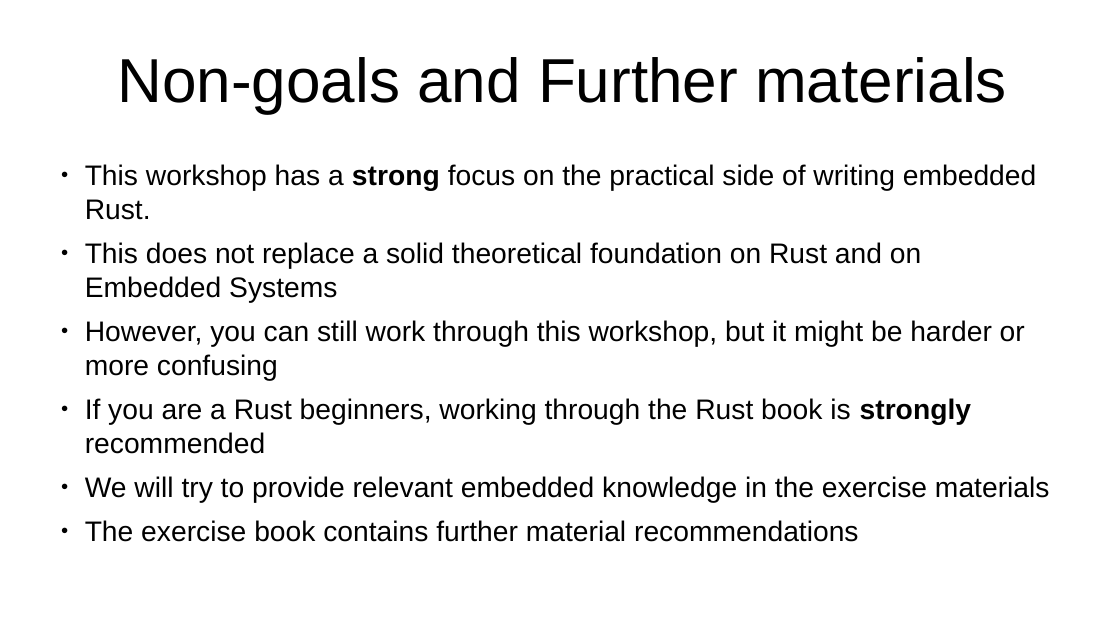
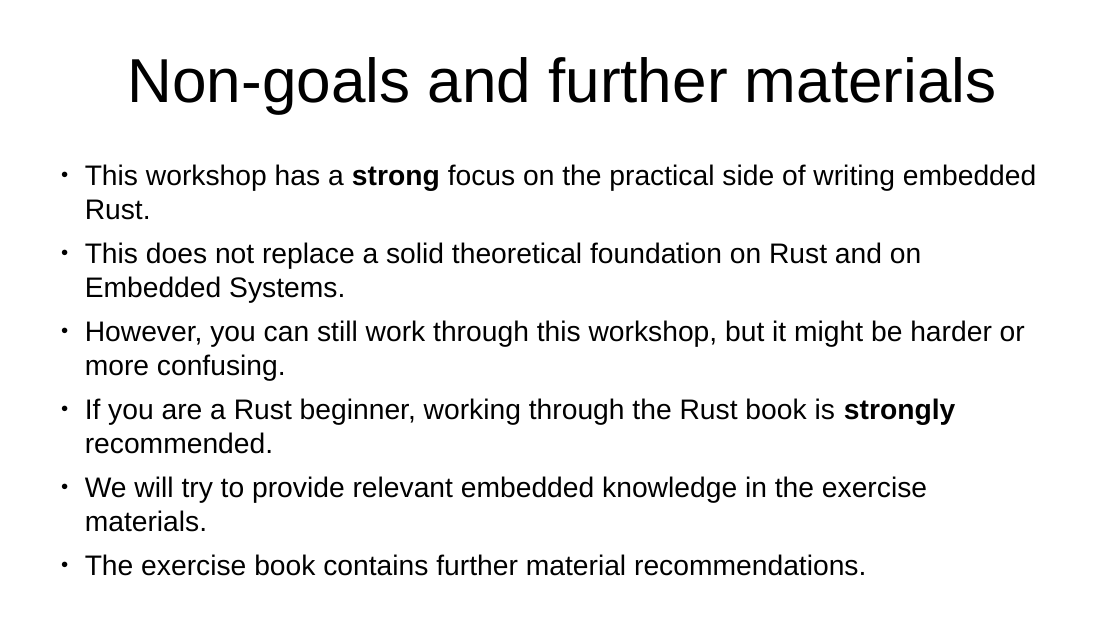
Before and after one commit to us-irs/embedded-rust-workshop, a slide deck: slide 7 of slides/embedded-rust-workshop.odp. Drawn at 1120x630 pixels with LibreOffice and Linux fonts; fonts in the diff are those of the drawing. Boxes give left, top, right and bottom in pixels: in the first picture for what was removed or moved away, otherwise in the second. Text is boxed around its words. In the diff, an @@ line names an element or a change of style, - is before the commit and + after.

```diff
--- a/slides/embedded-rust-workshop.odp
+++ b/slides/embedded-rust-workshop.odp
@@ title at bbox=[128, 57, 997, 114]: text changed @@
-Non-goals and Further materials
+Non-goals and further materials
@@ text at bbox=[85, 242, 1025, 576]: text changed @@
-● This does not replace a solid theoretical foundation on Rust and on Embedded Systems
-● However, you can still work through this workshop, but it might be harder or more confusing
-● If you are a Rust beginners, working through the Rust book is strongly recommended
-● We will try to provide relevant embedded knowledge in the exercise materials
-● The exercise book contains further material recommendations
+● This does not replace a solid theoretical foundation on Rust and on Embedded Systems.
+● However, you can still work through this workshop, but it might be harder or more confusing.
+● If you are a Rust beginner, working through the Rust book is strongly recommended.
+● We will try to provide relevant embedded knowledge in the exercise materials.
+● The exercise book contains further material recommendations.
```
Also in this commit, not shown: 1 other slide changed.
